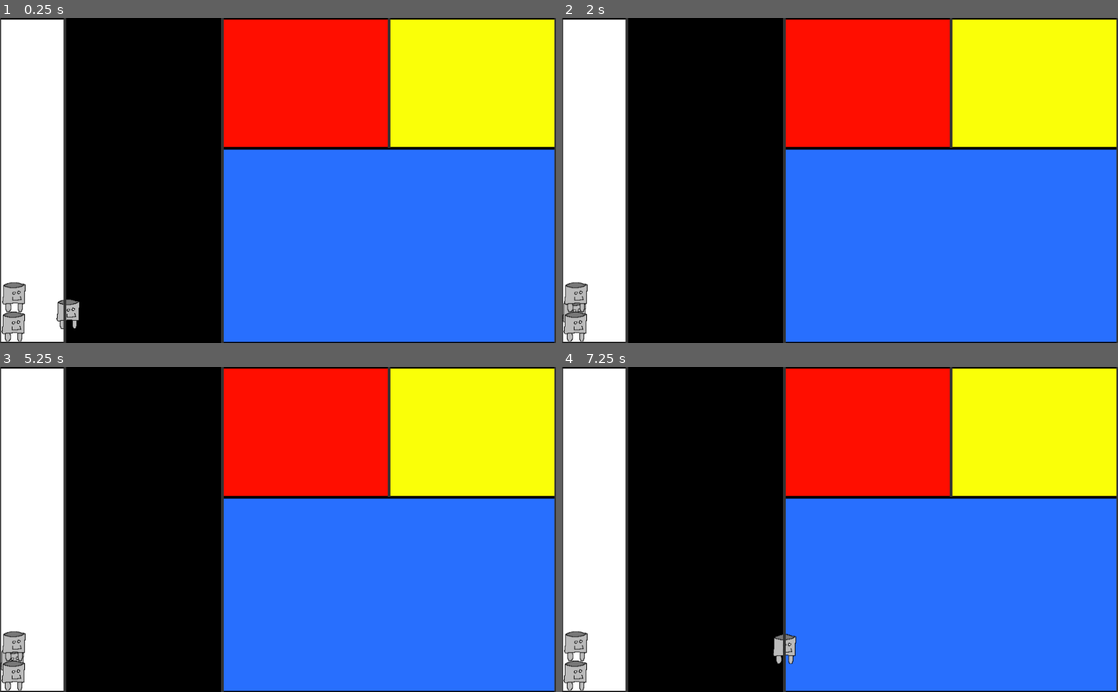
Above: before the commit, frames 1-4 (two rows, left to right).
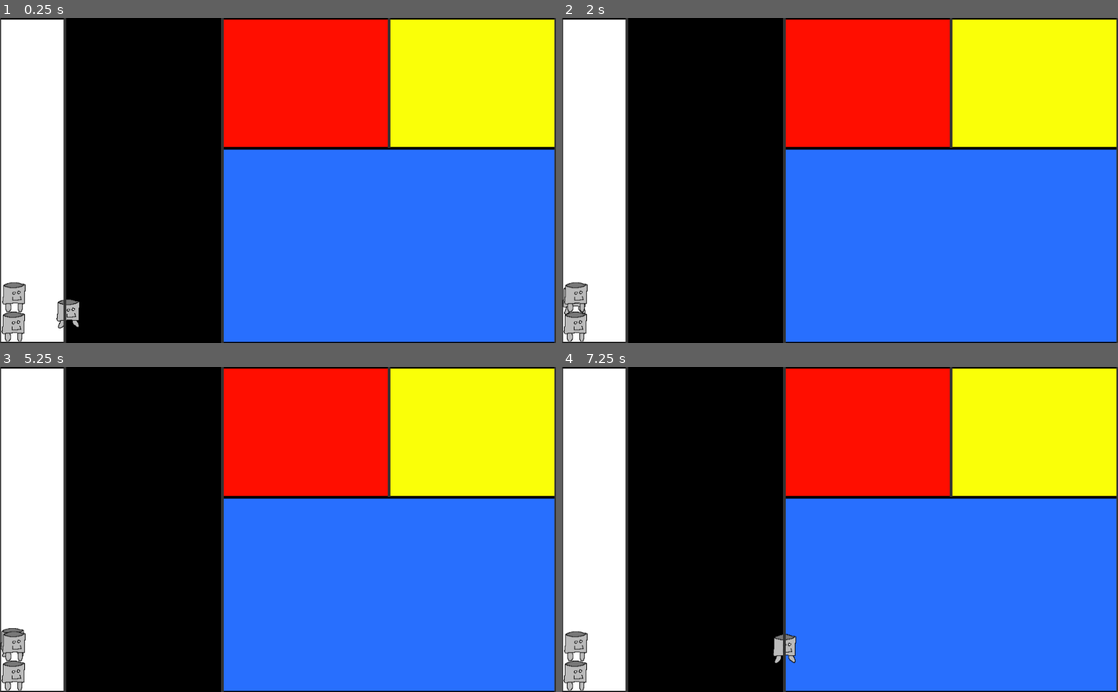
Above: after the commit, the same moments.

Repository: Avantir-Chaosfire/MondrianForever
Game: Godot game, scene res://scene/world/World.tscn
The game is run twice, just before and just after one commit, with the same random seed, the same clock (stepped at 60 frames per second) and the same inputs.
Inputs:
- Up to frame 1 (0.25 s): no input
- Up to frame 2 (2 s): hold D (move_right) 0.53-1.28 s; tap Space (jump) at 0.6, 0.77, 1.07, 1.52, 1.55, 1.82 s; hold A (move_left) from 1.28 s (still down); tap N (next_level) at 1.35 s
- Up to frame 3 (5.25 s): release A (move_left) at 2.03 s; hold D (move_right) 2.03-3.53 s; tap Space (jump) at 2.1, 3.02, 3.05, 3.32, 3.6, 3.77, 4.07, 4.52, 4.55, 4.82, 5.1 s; tap N (next_level) at 2.85, 4.35 s; hold A (move_left) from 3.53 s (still down)
- Up to frame 4 (7.25 s): tap Enter at 5.75 s; release A (move_left) at 5.78 s; hold D (move_right) from 5.78 s (still down); tap N (next_level) at 5.85 s; tap Space (jump) at 6.02, 6.05, 6.32, 6.6, 6.77, 7.07 s

The runs differ from the first frame. In frame 1, less than 0.1% of the frame differs, in the area x 10-15%, y 93-96%; in frame 2, less than 0.1%; in frame 3, 0.1%, in the area x 0-5%, y 80-94%; in frame 4, less than 0.1%.

Commit message:
Neatens jumping

Diff:
--- a/scene/level/1/Level1.tscn
+++ b/scene/level/1/Level1.tscn
@@ -4,7 +4,7 @@
 [ext_resource path="res://scene/object/VerticalBorder/VerticalBorder.tscn" type="PackedScene" id=2]
 [ext_resource path="res://scene/object/PaintArea/PaintArea.tscn" type="PackedScene" id=3]
 [ext_resource path="res://scene/object/Character/Character.tscn" type="PackedScene" id=4]
-[ext_resource path="res://image/bucky_idle.png" type="Texture" id=5]
+[ext_resource path="res://image/bucky/idle.png" type="Texture" id=5]
 [ext_resource path="res://scene/object/Wall/Wall.tscn" type="PackedScene" id=6]
 [ext_resource path="res://scene/object/BlackPaintArea/BlackPaintArea.tscn" type="PackedScene" id=7]
 [ext_resource path="res://scene/object/BluePaintArea/BluePaintArea.tscn" type="PackedScene" id=8]
--- a/scene/level/1/Level1_tutorial.tscn
+++ b/scene/level/1/Level1_tutorial.tscn
@@ -4,7 +4,7 @@
 [ext_resource path="res://scene/object/VerticalBorder/VerticalBorder.tscn" type="PackedScene" id=2]
 [ext_resource path="res://scene/object/PaintArea/PaintArea.tscn" type="PackedScene" id=3]
 [ext_resource path="res://scene/object/Character/Character.tscn" type="PackedScene" id=4]
-[ext_resource path="res://image/bucky_idle.png" type="Texture" id=5]
+[ext_resource path="res://image/bucky/idle.png" type="Texture" id=5]
 [ext_resource path="res://scene/object/Wall/Wall.tscn" type="PackedScene" id=6]
 [ext_resource path="res://scene/object/BlackPaintArea/BlackPaintArea.tscn" type="PackedScene" id=7]
 [ext_resource path="res://scene/object/BluePaintArea/BluePaintArea.tscn" type="PackedScene" id=8]
--- a/scene/object/Character/Character.gd
+++ b/scene/object/Character/Character.gd
@@ -1,4 +1,6 @@
 extends KinematicBody2D
+
+onready var sprite = get_node("Sprite")
 
 var acceleration = 100
 var maxMovementSpeed = 210
@@ -33,10 +35,15 @@
 	if onGround and Input.is_action_just_pressed("jump"):
 		velocity.y = -initialJumpSpeed
 
-	var willCollide = test_move(transform, velocity * delta)
+	var willCollide = test_move(transform, Vector2(0, velocity.y) * delta)
 	move_and_slide(velocity)
 	if willCollide:
 		velocity.y = 0
 		onGround = true
 	else:
 		onGround = false
+
+	if onGround:
+		sprite.frame = 0
+	else:
+		sprite.frame = 1
--- a/scene/object/Character/Character.tscn
+++ b/scene/object/Character/Character.tscn
@@ -1,16 +1,25 @@
-[gd_scene load_steps=4 format=2]
+[gd_scene load_steps=6 format=2]
 
-[ext_resource path="res://image/bucky_idle.png" type="Texture" id=1]
+[ext_resource path="res://image/bucky/idle.png" type="Texture" id=1]
 [ext_resource path="res://scene/object/Character/Character.gd" type="Script" id=2]
+[ext_resource path="res://image/bucky/jump.png" type="Texture" id=3]
 
-[sub_resource type="CapsuleShape2D" id=1]
+[sub_resource type="SpriteFrames" id=1]
+animations = [ {
+"frames": [ ExtResource( 1 ), ExtResource( 3 ) ],
+"loop": true,
+"name": "default",
+"speed": 5.0
+} ]
+
+[sub_resource type="CapsuleShape2D" id=2]
 
 [node name="Character" type="KinematicBody2D"]
 script = ExtResource( 2 )
 
-[node name="Sprite" type="Sprite" parent="."]
-texture = ExtResource( 1 )
+[node name="Sprite" type="AnimatedSprite" parent="."]
+frames = SubResource( 1 )
 
 [node name="Hitbox" type="CollisionShape2D" parent="."]
 scale = Vector2( 2, 1.4 )
-shape = SubResource( 1 )
+shape = SubResource( 2 )
Binary file added: image/bucket/blue.png
Not shown, changed: image/bucket/blue.png.import
Binary file added: image/bucket/empty.png
Not shown, added: image/bucket/empty.png.import
Binary file added: image/bucket/red.png
Not shown, added: image/bucket/red.png.import
Binary file added: image/bucket/yellow.png
Not shown, added: image/bucket/yellow.png.import
Renamed: image/bucky_idle.png -> image/bucky/idle.png
Not shown, added: image/bucky/idle.png.import
Binary file added: image/bucky/jump.png
Not shown, added: image/bucky/jump.png.import
